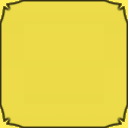
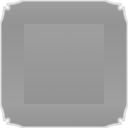
Layer changes from the first w=128, h=128 image to the second:
hid "pressed" over [0,0,128,128]
painted on "Layer #2" over [0,0,128,128]
hid "pressed #1" over [0,0,128,128]
